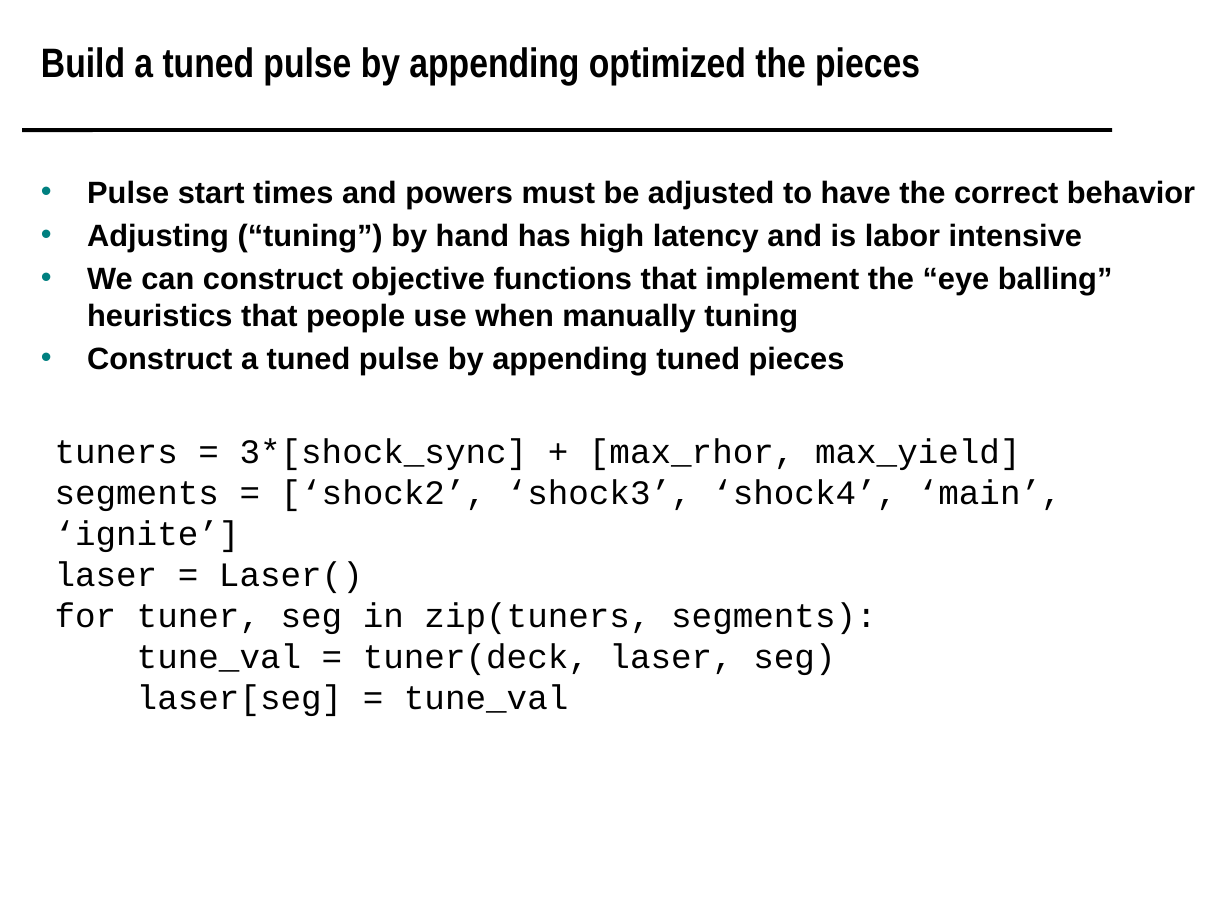
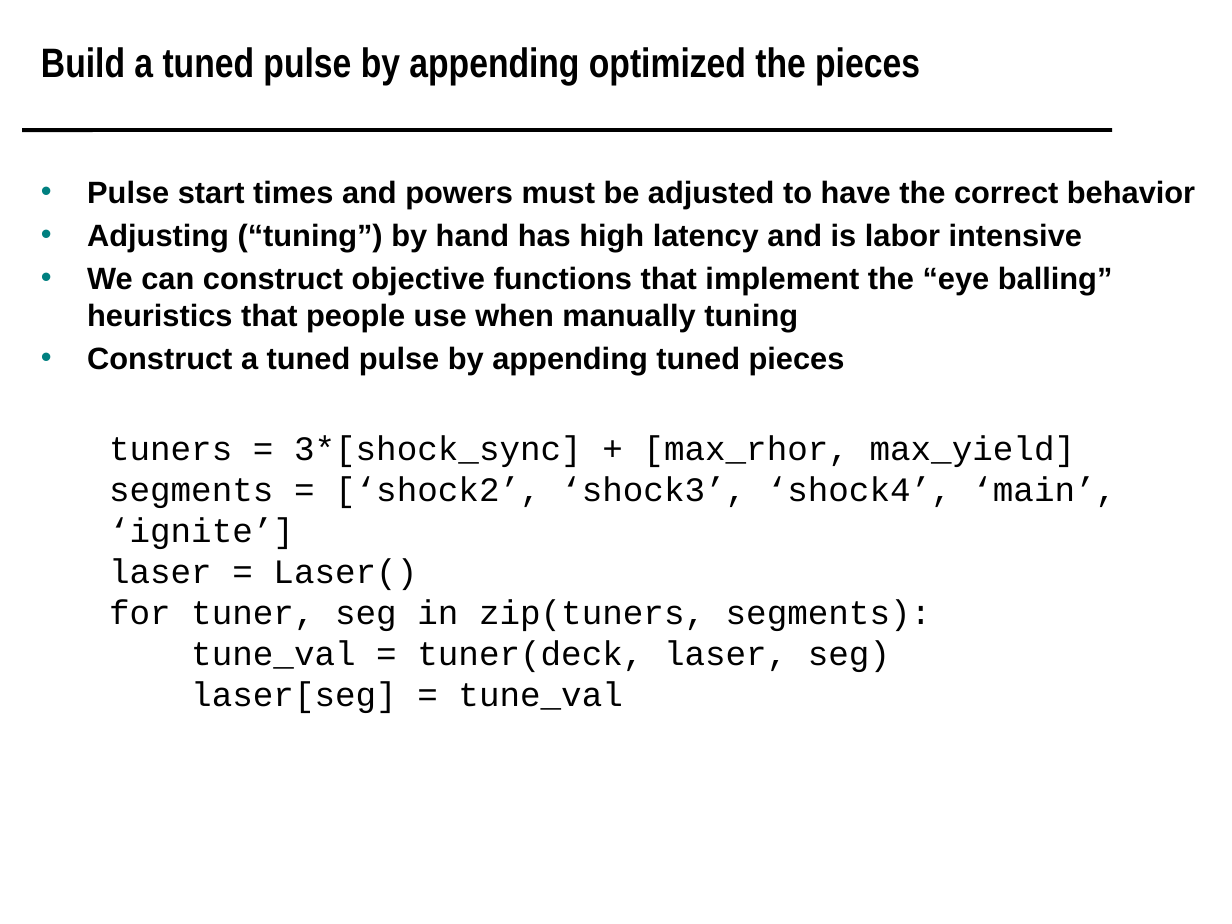
Before and after one commit to scipy-conference/scipy_proceedings, a slide deck: slide 7 of papers/koningterry/slides.pptx (slide 8 before the commit). Drawn at 1232x924 pixels with LibreOffice and Linux fonts; fonts in the diff are those of the drawing; background and template pictures are left out. Boxes give left, top, right and bottom in pixels: in the first picture for what was removed or moved away, otherwise in the second. Text is boxed around its words. In the diff, an @@ line names an element or a change of style, - is before the commit and + after.

```diff
--- a/papers/koningterry/slides.pptx
+++ b/papers/koningterry/slides.pptx
@@ text "tuners = 3*[shock_sync] + [max_rhor, ..." moved from (x1=55, y1=438, x2=1062, y2=716) to (x1=109, y1=435, x2=1116, y2=713) @@
```
Also in this commit, not shown: 6 other slides changed, 1 slide added, 3 slides removed.
